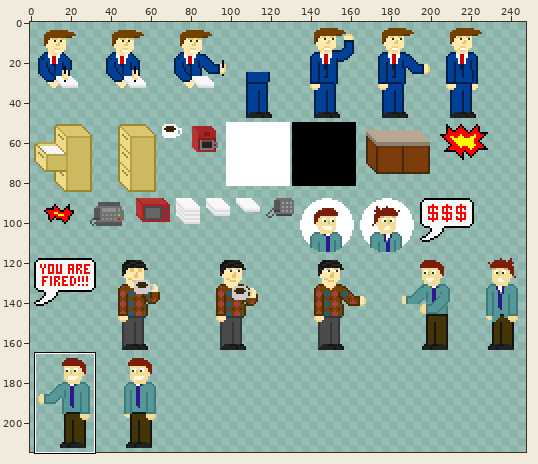
Edited in one commit: sprite sheet (src/assets/media/sprites.png). Above: a wide view before the commit, with the close-up outlined.
Close-up. Before:
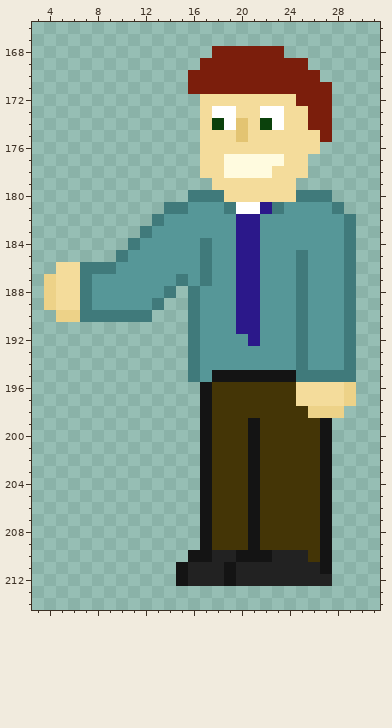
The file is 248x215 pixels. Pixels under 10% opacity are left out. Colours within 5 levels of each other are drawn and written as one. Shown: x 3..31, y 166..214. The commit also changed other parts of the picture, which this record leaves out.
The result:
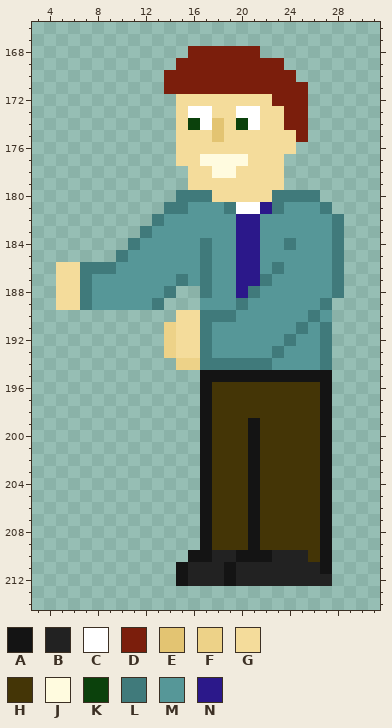
Palette (. is transparent): A #141414  B #222222  C #ffffff  D #7b1e0c  E #e3c472  F #edd288  G #f4dc9b  H #443506  J #fffbdf  K #0b410c  L #407a7b  M #569798  N #2b188a
Difference:
{"y":168,"x":16,"old":"..","new":"DD"}
{"y":168,"x":22,"old":"DD","new":".."}
{"y":169,"x":15,"old":"..","new":"DD"}
{"y":169,"x":24,"old":"DD","new":".."}
{"y":170,"x":14,"old":"..","new":"DD"}
{"y":170,"x":25,"old":"DD","new":".."}
{"y":171,"x":14,"old":"..","new":"DD"}
{"y":171,"x":26,"old":"DD","new":".."}
{"y":172,"x":15,"old":"..","new":"GG"}
{"y":172,"x":23,"old":"GG","new":"DD"}
{"y":172,"x":26,"old":"DD","new":".."}
{"y":173,"x":15,"old":"..GCCGGCCGGDD","new":"GCCGGCCGGDD.."}
{"y":174,"x":15,"old":"..GKCEGKCGGDD","new":"GKCEGKCGGDD.."}
{"y":175,"x":15,"old":"..","new":"GG"}
{"y":175,"x":18,"old":"G","new":"E"}
{"y":175,"x":20,"old":"E","new":"G"}
{"y":175,"x":25,"old":"GGD","new":"D.."}
{"y":176,"x":15,"old":"..","new":"GG"}
{"y":176,"x":25,"old":"GG","new":".."}
{"y":177,"x":15,"old":"..GG","new":"GGJJ"}
{"y":177,"x":21,"old":"JJJGG","new":"GGG.."}
{"y":178,"x":16,"old":".","new":"G"}
{"y":178,"x":18,"old":"G","new":"J"}
{"y":178,"x":20,"old":"JJJ","new":"GGG"}
{"y":178,"x":24,"old":"GG","new":".."}
{"y":179,"x":16,"old":"..","new":"GG"}
{"y":179,"x":24,"old":"G","new":"."}
{"y":180,"x":15,"old":".","new":"L"}
{"y":180,"x":18,"old":"L","new":"G"}
{"y":180,"x":23,"old":"GG","new":"LL"}
{"y":180,"x":27,"old":"L","new":"."}
{"y":181,"x":27,"old":"ML","new":"L."}
{"y":182,"x":28,"old":"ML","new":"L."}
{"y":183,"x":28,"old":"ML","new":"L."}
{"y":184,"x":24,"old":"M","new":"L"}
{"y":184,"x":28,"old":"ML","new":"L."}
{"y":185,"x":25,"old":"L","new":"M"}
{"y":185,"x":28,"old":"ML","new":"L."}
{"y":186,"x":23,"old":"M","new":"L"}
{"y":186,"x":25,"old":"L","new":"M"}
{"y":186,"x":28,"old":"ML","new":"L."}
{"y":187,"x":4,"old":"F","new":"."}
{"y":187,"x":22,"old":"M","new":"L"}
{"y":187,"x":25,"old":"L","new":"M"}
{"y":187,"x":28,"old":"ML","new":"L."}
{"y":188,"x":4,"old":"F","new":"."}
{"y":188,"x":16,"old":"LM","new":".L"}
{"y":188,"x":21,"old":"N","new":"L"}
{"y":188,"x":25,"old":"L","new":"M"}
{"y":188,"x":28,"old":"ML","new":"L."}
{"y":189,"x":4,"old":"F","new":"."}
{"y":189,"x":16,"old":"L","new":"."}
{"y":189,"x":20,"old":"NN","new":"LM"}
{"y":189,"x":25,"old":"L","new":"M"}
{"y":189,"x":27,"old":"MML","new":"L.."}
{"y":190,"x":5,"old":"FFLLLLLL","new":"........"}
{"y":190,"x":15,"old":".LMMMNN","new":"GGLLLMM"}
{"y":190,"x":25,"old":"LM","new":"ML"}
{"y":190,"x":28,"old":"ML","new":".."}
{"y":191,"x":14,"old":"..LM","new":"FGGL"}
{"y":191,"x":20,"old":"NN","new":"MM"}
{"y":191,"x":27,"old":"MML","new":"L.."}
{"y":192,"x":14,"old":"..LM","new":"FGGL"}
{"y":192,"x":21,"old":"N","new":"M"}
{"y":192,"x":24,"old":"ML","new":"LM"}
{"y":192,"x":27,"old":"MML","new":"L.."}
{"y":193,"x":14,"old":"..LM","new":"FGGL"}
{"y":193,"x":23,"old":"M","new":"L"}
{"y":193,"x":25,"old":"L","new":"M"}
{"y":193,"x":27,"old":"MML","new":"L.."}
{"y":194,"x":15,"old":".LMMMMMM","new":"FFLLLLLL"}
{"y":194,"x":25,"old":"L","new":"M"}
{"y":194,"x":27,"old":"MML","new":"L.."}
{"y":195,"x":16,"old":"LM","new":".A"}
{"y":195,"x":25,"old":"LLLLL","new":"AAA.."}
{"y":196,"x":25,"old":"GGGGF","new":"HHA.."}
{"y":197,"x":25,"old":"GGGGF","new":"HHA.."}
{"y":198,"x":26,"old":"FFF","new":"HA."}
